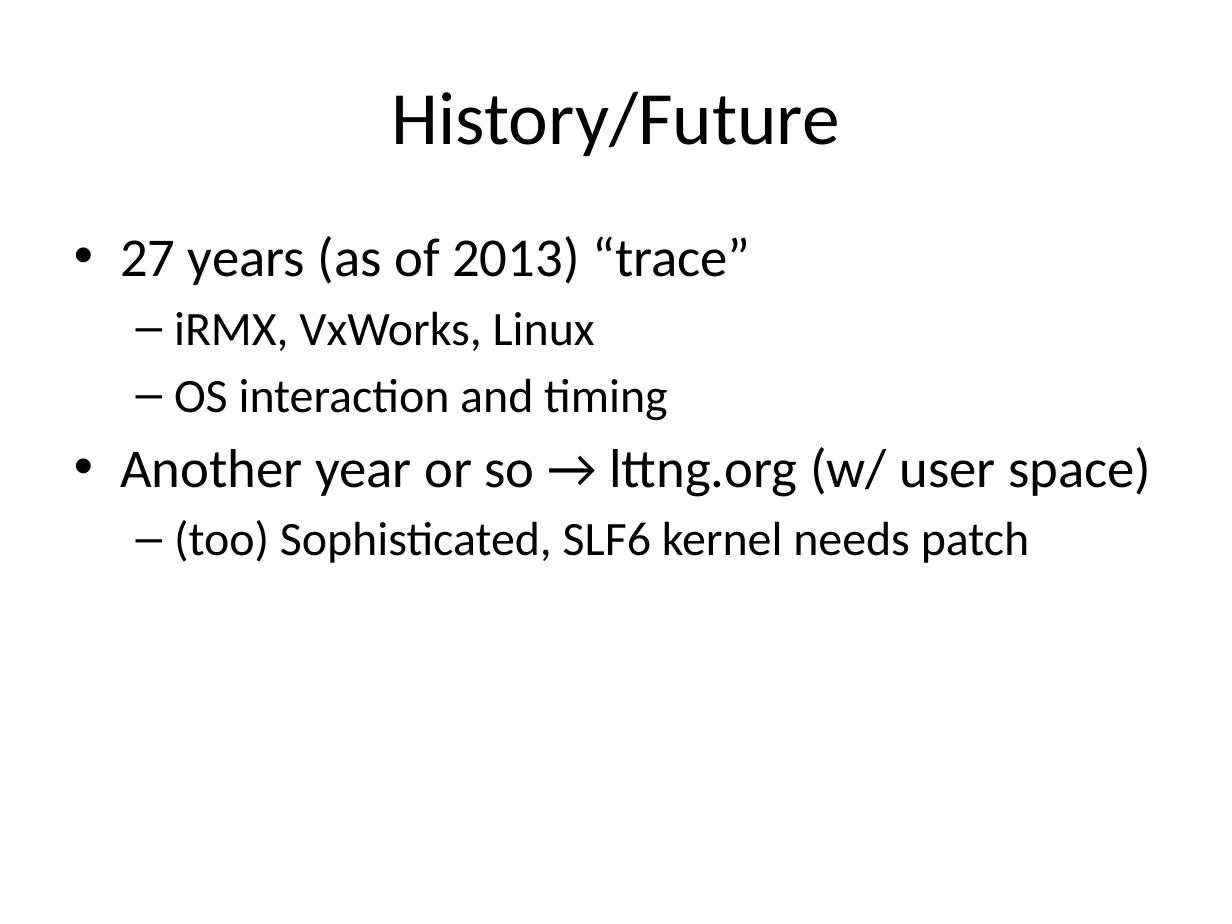
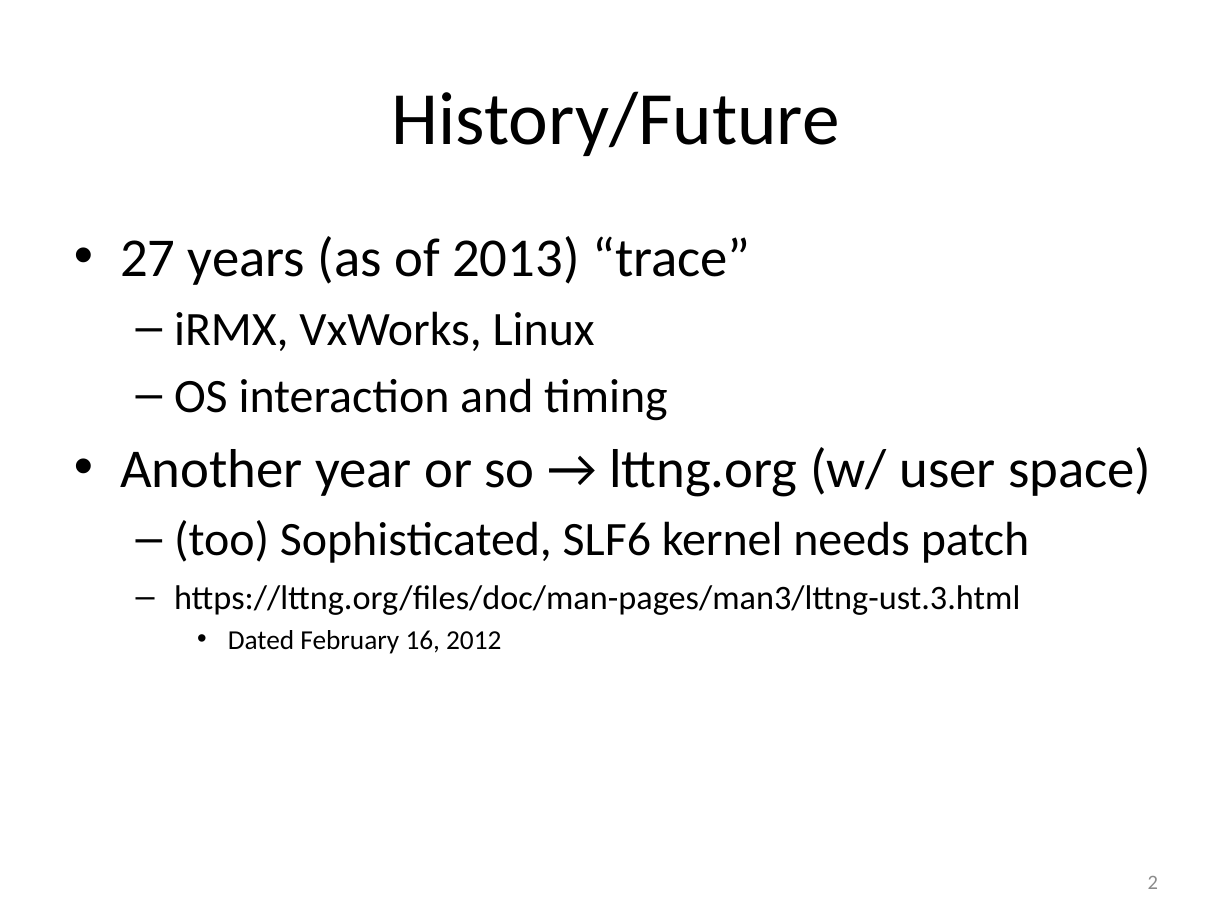
Before and after one commit to art-daq/trace, a slide deck: slide 2 of trace/doc/trace.pptx. Drawn at 1232x924 pixels with LibreOffice and Linux fonts; fonts in the diff are those of the drawing. Boxes give left, top, right and bottom in pixels: in the first picture for what was removed or moved away, otherwise in the second. Text is boxed around its words. In the diff, an @@ line names an element or a change of style, - is before the commit and + after.

```diff
--- a/trace/doc/trace.pptx
+++ b/trace/doc/trace.pptx
@@ text at (174, 585, 1020, 654): paragraphs added @@
+  – https://lttng.org/files/doc/man-pages/man3/lttng-ust.3.html
+    • Dated February 16, 2012
@@ page number added at (1148, 876, 1158, 889), 12 pt, text #8C8C8C @@
+2
```
Also in this commit, not shown: 4 other slides changed, 7 slides added, 2 slides removed, 2 other files.
